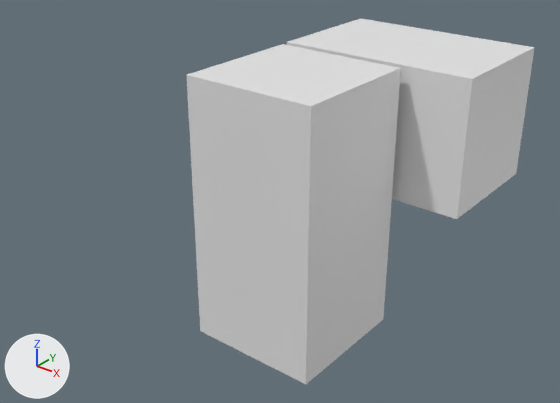
The Blender file game/assets/items/objects_freejoint.blend: old version first, new version second.
The view is the same before and after, from a 50 mm camera at (6.03, -7.86, 6.9) aimed at (-0.47, 0.26, 1.87). Arrows for +X, +Y and +Z are at lower left; the lights stay in place.

The first picture shows 'Base-rigidmeshcol', 'Mobile-meshcol'.
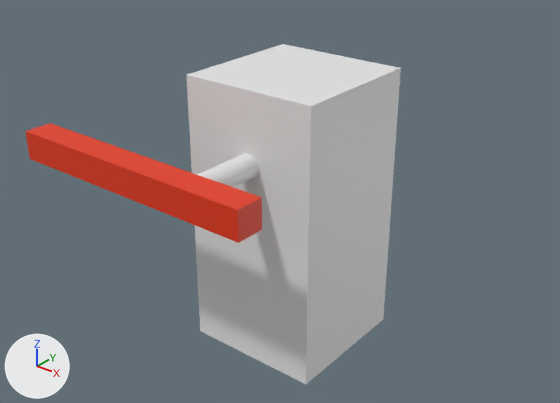
Where the newer file only moved an object's origin or applied its transform, the numbers keep the older frame.

What differs and where, as boxes (x1, y1, x2, y2) in the pictures (560 x 403 px):
```json
{"object": "Mobile-meshcol", "change": "recoloured, mesh rescaled", "before": [287, 19, 535, 219], "after": [25, 123, 262, 243], "on screen": "40% shorter"}
{"object": "Shaft-mesh", "change": "added", "after": [197, 153, 259, 188]}
```

Edits to the scene script, one JSON object a line:
```json
{"op": "add", "block": "mat_red", "code": ["mat_red = principled_material('Red')", "mat_red.base_color = (0.8, 0.0399, 0.00595)  # red #e73812"]}
{"block": "me_cube_004", "where": "me_cube_004.from_pydata(...)  # 8 vertices, 6 faces; spans x -1.5..1.5, y -1.0..1.0, z -1.0..1.0"}
{"block": "me_cube_004", "where": "# used by ob_mobile_meshcol; parent = ob_joint1_rigidjoint_motoryrot; location = (0.467, 2.132, 3.0)"}
{"block": "me_cube_004", "change": "me_cube_004 part 1: the whole mesh is scaled about its middle by (-1.27, -0.2, 0.2), then moved by (-1.33, -4.26, 0.0)"}
{"op": "add", "block": "me_cube_004", "code": "me_cube_004.materials.append(mat_red)  # red #e73812"}
{"op": "add", "block": "me_cylinder", "code": ["me_cylinder = bpy.data.meshes.new('Cylinder')", "me_cylinder.from_pydata(...)  # 64 vertices, 34 faces; spans x -1.0..1.0, y -5.99..5.99, z -0.17..0.17"]}
{"op": "add", "block": "ob_shaft_mesh", "code": ["ob_shaft_mesh = bpy.data.objects.new('Shaft-mesh', me_cylinder)", "ob_shaft_mesh.parent = ob_joint1_rigidjoint_freeyrot", "ob_shaft_mesh.matrix_parent_inverse = Matrix(((1.0, 0.0, 0.0, 0.0334), (0.0, 1.0, 0.0, 0.0), (0.0, 0.0, 1.0, -3.0), (0.0, 0.0, 0.0, 1.0)))", "ob_shaft_mesh.location = (-0.0334, 1.189, 3.0)", "ob_shaft_mesh.scale = (0.167, 0.167, 1.0)"]}
{"op": "add", "block": "ob_joint1_rigidjoint_freeyrot", "code": ["ob_joint1_rigidjoint_freeyrot = bpy.data.objects.new('Joint1-rigidjoint_freeyrot', None)", "ob_joint1_rigidjoint_freeyrot.parent = ob_base_rigidmeshcol", "ob_joint1_rigidjoint_freeyrot.matrix_parent_inverse = Matrix(((1.0, 0.0, 0.0, 0.0), (0.0, 1.0, 0.0, 0.0), (0.0, 0.0, 1.0, -2.0), (0.0, 0.0, 0.0, 1.0)))", "ob_joint1_rigidjoint_freeyrot.location = (0.0334, 0.0, 3.0)", "ob_joint1_rigidjoint_freeyrot.rotation_euler = (0.0, 0.0, -3.142)  # degrees (0, 0, -180)"]}
```
